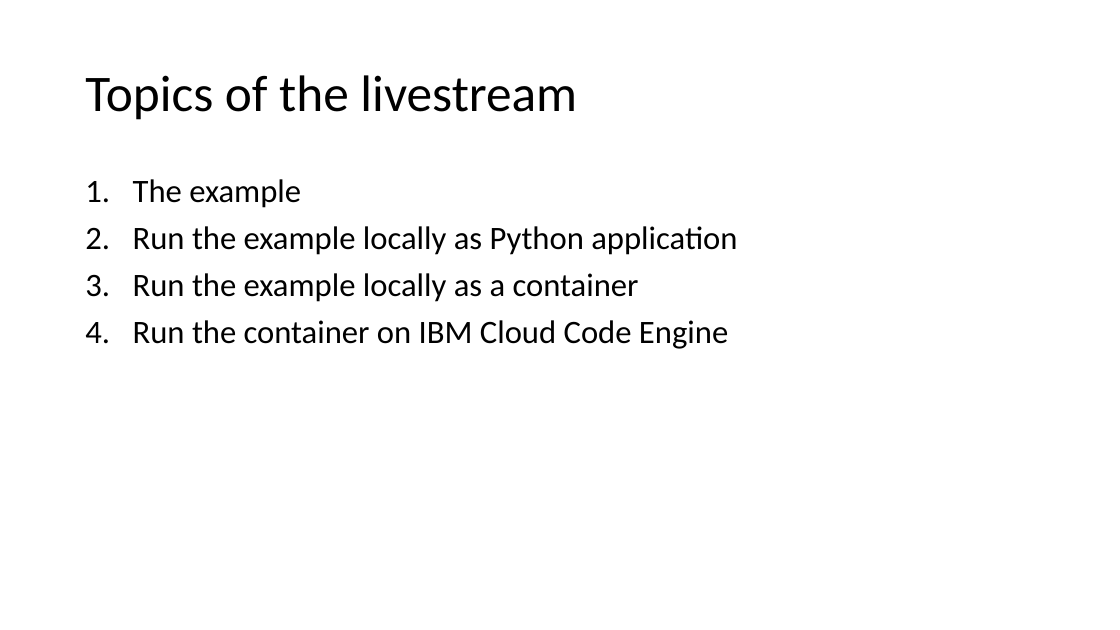
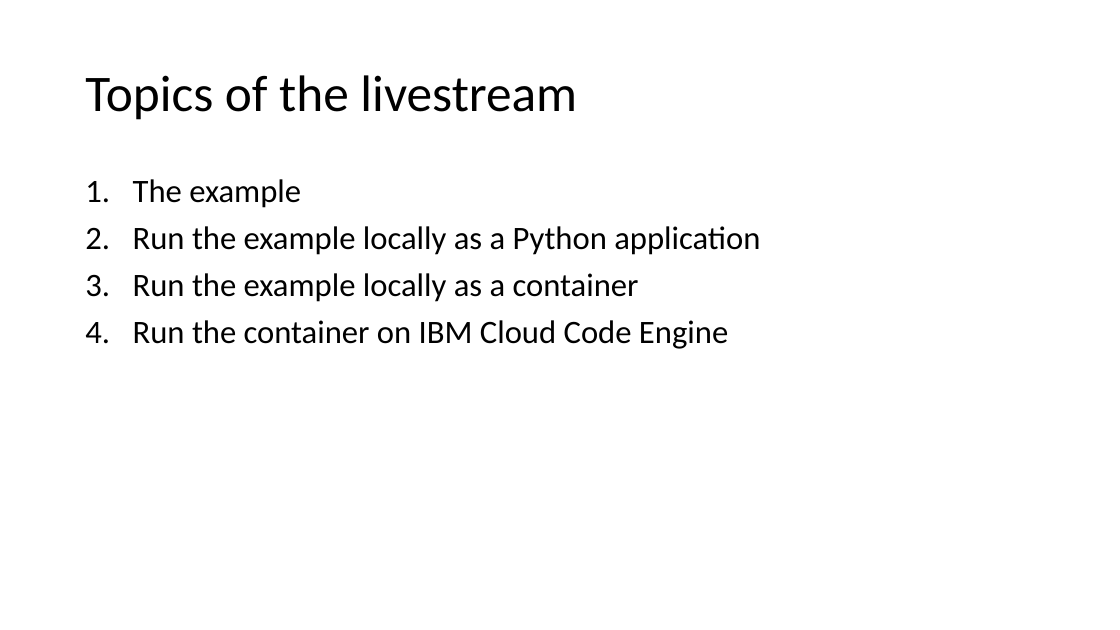
Before and after one commit to thomassuedbroecker/simple-qa-pipeline, a slide deck: slide 2 of documentation/live-stream.pptx. Drawn at 1120x630 pixels with LibreOffice and Linux fonts; fonts in the diff are those of the drawing. Boxes give left, top, right and bottom in pixels: in the first picture for what was removed or moved away, otherwise in the second. Text is boxed around its words. In the diff, an @@ line names an element or a change of style, - is before the commit and + after.

```diff
--- a/documentation/live-stream.pptx
+++ b/documentation/live-stream.pptx
@@ text at [133, 226, 760, 255]: text changed @@
-2. Run the example locally as Python application
+2. Run the example locally as a Python application
```
Also in this commit, not shown: 4 other files.
